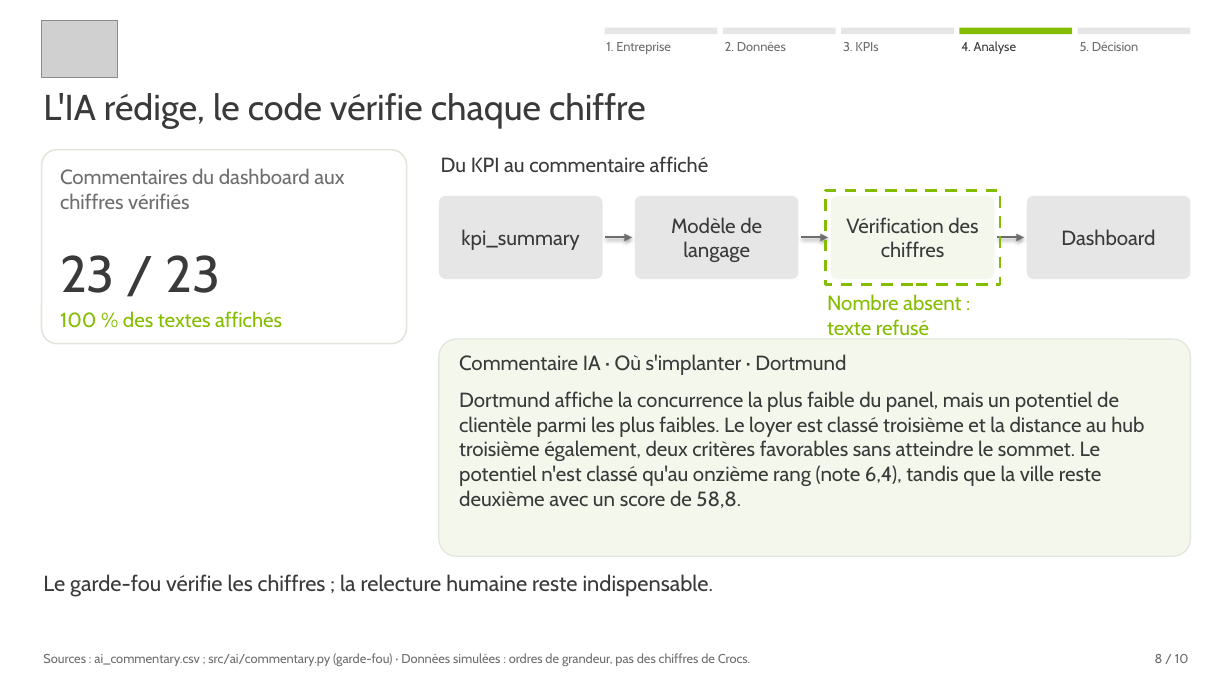
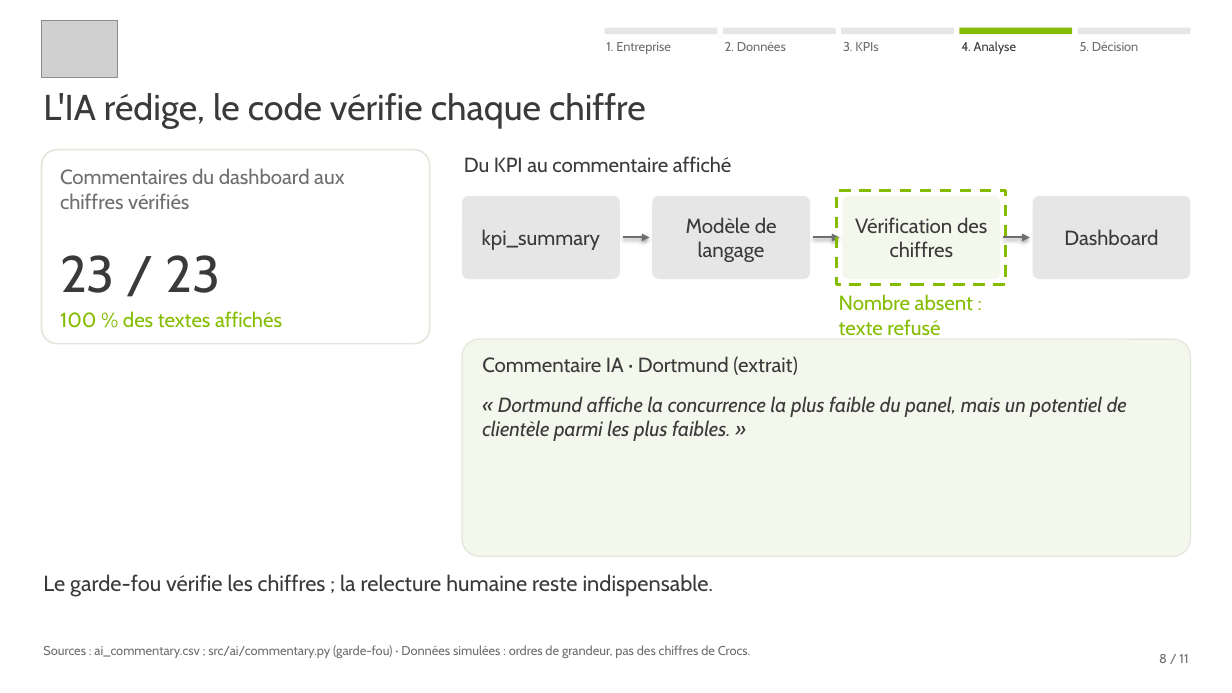
Before and after one commit to jeanlisek/Projet-Crocs-Expansion, a slide deck: slide 8 of slides/Crocs_Expansion_Allemagne_Comex.pptx. Drawn at 1232x693 pixels with LibreOffice and Linux fonts; fonts in the diff are those of the drawing; grey boxes stand for pictures. Boxes give left, top, right and bottom in pixels: in the first picture for what was removed or moved away, otherwise in the second. Text is boxed around its words. In the diff, an @@ line names an element or a change of style, - is before the commit and + after.

```diff
--- a/slides/Crocs_Expansion_Allemagne_Comex.pptx
+++ b/slides/Crocs_Expansion_Allemagne_Comex.pptx
@@ rounded rectangle: place and size @@
-rounded rectangle at (42, 150, 407, 344)
+rounded rectangle at (42, 150, 430, 344)
@@ text "Du KPI au commentaire affiché": place and size @@
-text "Du KPI au commentaire affiché" at (441, 156, 709, 172)
+text "Du KPI au commentaire affiché" at (464, 156, 732, 172)
@@ text "kpi_summary": place and size @@
-text "kpi_summary" at (461, 229, 579, 250)
+text "kpi_summary" at (482, 229, 600, 250)
@@ rounded rectangle: place and size @@
-rounded rectangle at (439, 196, 603, 279)
+rounded rectangle at (462, 196, 620, 279)
@@ text "Modèle de langage": place and size @@
-text "Modèle de langage" at (671, 217, 762, 262)
+text "Modèle de langage" at (686, 217, 777, 262)
@@ rounded rectangle: place and size @@
-rounded rectangle at (635, 196, 799, 279)
+rounded rectangle at (653, 196, 811, 279)
@@ rectangle: place and size @@
-rectangle at (825, 190, 1000, 285)
+rectangle at (837, 190, 1006, 285)
@@ text "Vérification des chiffres": place and size @@
-text "Vérification des chiffres" at (846, 217, 978, 257)
+text "Vérification des chiffres" at (855, 217, 987, 257)
@@ rounded rectangle: place and size @@
-rounded rectangle at (831, 196, 994, 279)
+rounded rectangle at (843, 196, 1001, 279)
@@ rounded rectangle: place and size @@
-rounded rectangle at (1027, 196, 1190, 279)
+rounded rectangle at (1032, 196, 1190, 279)
@@ arrow moved from (605, 238) - (632, 238) to (623, 238) - (650, 238) @@
@@ arrow moved from (801, 238) - (828, 238) to (813, 238) - (840, 238) @@
@@ arrow moved from (997, 238) - (1024, 238) to (1003, 238) - (1030, 238) @@
@@ text "Nombre absent : texte refusé": place and size @@
-text "Nombre absent : texte refusé" at (827, 294, 961, 336)
+text "Nombre absent : texte refusé" at (839, 294, 973, 336)
@@ rounded rectangle: place and size @@
-rounded rectangle at (439, 339, 1190, 556)
+rounded rectangle at (462, 339, 1190, 556)
@@ text at (482, 356, 798, 375): text changed @@
-Commentaire IA · Où s'implanter · Dortmund
+Commentaire IA · Dortmund (extrait)
@@ text at (482, 396, 1127, 441): text changed; italic on @@
-Dortmund affiche la concurrence la plus faible du panel, mais un potentiel de clientèle parmi les plus faibles. Le loyer est classé troisième et la distance au hub troisième également, deux critères favorables sans atteindre le sommet. Le potentiel n'est classé qu'au onzième rang (note 6,4), tandis que la ville reste deuxième avec un score de 58,8.
+« Dortmund affiche la concurrence la plus faible du panel, mais un potentiel de clientèle parmi les plus faibles. »
@@ text "Sources : ai_commentary.csv ; src/ai/commentary.py ...": place and size @@
-text "Sources : ai_commentary.csv ; src/ai/commentary.py ..." at (43, 653, 750, 666)
+text "Sources : ai_commentary.csv ; src/ai/commentary.py ..." at (43, 645, 750, 658)
@@ text at (1159, 654, 1188, 663): text changed @@
-8 / 10
+8 / 11
```
Also in this commit, not shown: 8 other slides changed, 2 slides added, 1 slide removed, 15 other files.
